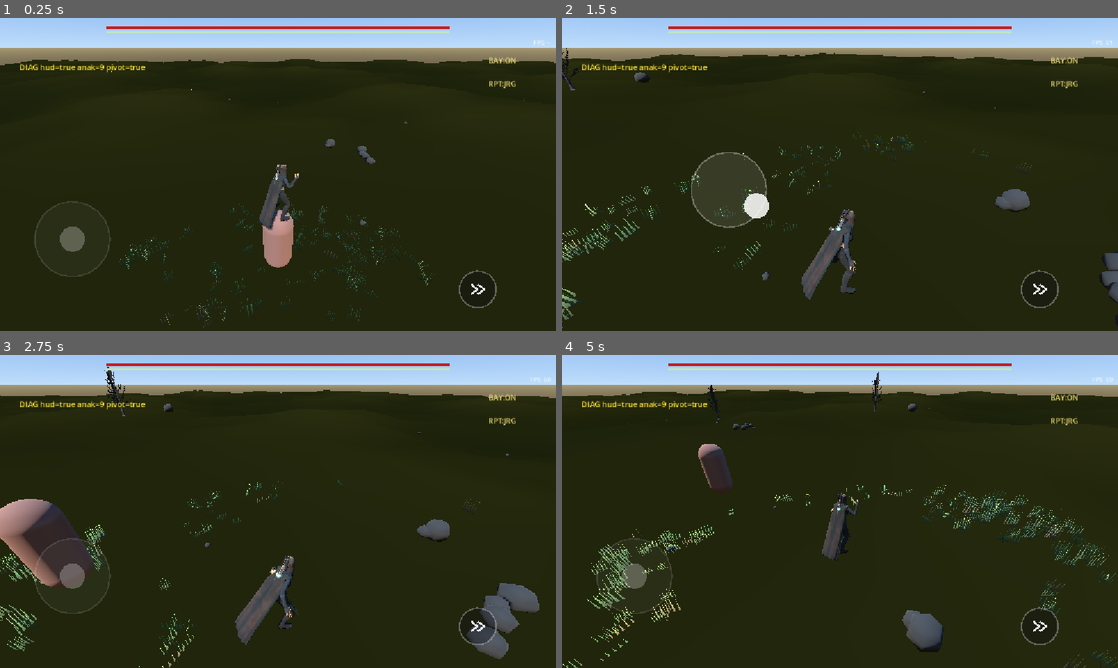
Above: before the commit, frames 1-4 (two rows, left to right).
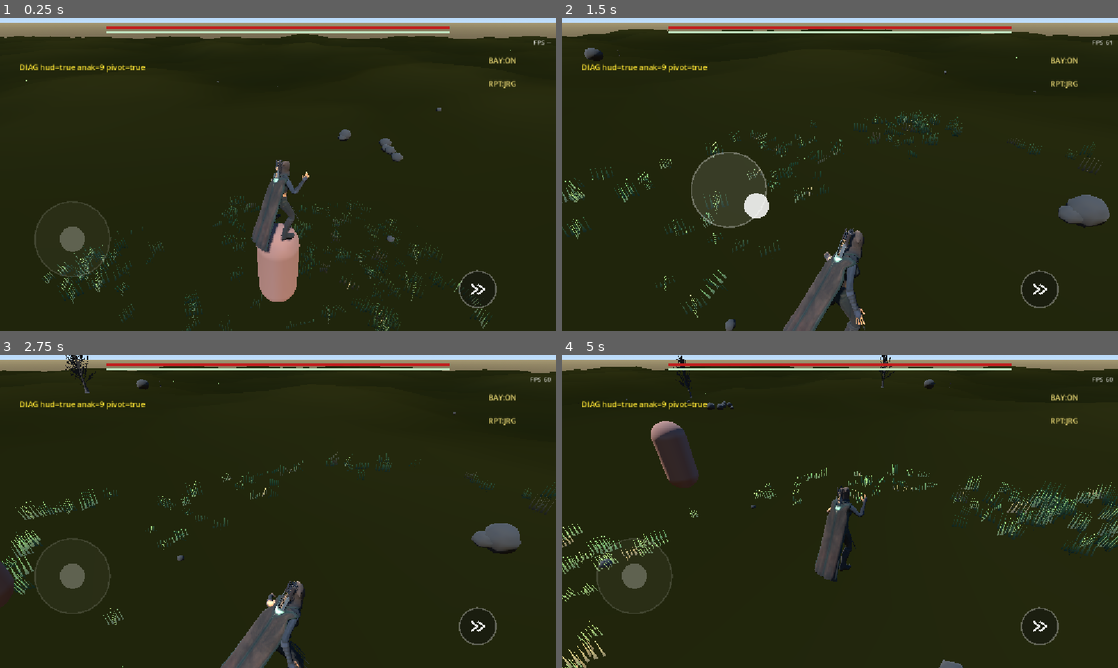
Above: after the commit, the same moments.

Repository: muzape28-blip/ZDEV-RPG
Game: Godot game, scene res://scenes/main.tscn
The game is run twice, just before and just after one commit, with the same random seed, the same clock (stepped at 60 frames per second) and the same inputs.
Inputs (mouse positions are in pixels of both pictures, inside the frame that each line leads up to):
- Up to frame 1 (0.25 s): no input
- Up to frame 2 (1.5 s): drag from (1040, 290) to (895, 105) at 0.52 s; drag from (728, 190) to (812, 237) at 1.27 s
- Up to frame 3 (2.75 s): move the mouse to (333, 442) at 2.02 s; click (333, 442) at 2.17 s
- Up to frame 4 (5 s): drag from (812, 574) to (673, 464) at 2.77 s; move the mouse to (1006, 558) at 3.52 s; click (1006, 558) at 3.67 s; drag from (673, 464) to (756, 433) at 4.27 s

The runs differ from the first frame. In frame 1, 17% of the frame differs, in the area x 0-100%, y 0-100%; in frame 2, 18%; in frame 3, 21%; in frame 4, 19%.

Commit message:
tune: framing referensi — dist 4.4m + FOV 65 (char ~33% layar)
Co-authored-by: arena-agent <297053741+arena-agent@users.noreply.github.com>

Diff:
--- a/scripts/camera_follow.gd
+++ b/scripts/camera_follow.gd
@@ -3,7 +3,7 @@
 # KAMERA v2 — yaw bebas drag, pitch clamp, PINCH dolly (4-9 m),
 # RECENTER otomatis 0.8 s saat idle+lepas, look-at dada karakter.
 # Movement karakter relatif kamera dihitung di player_controller via get_yaw().
-const DIST_DEFAULT := 5.2
+const DIST_DEFAULT := 4.4
 const DIST_MIN := 4.0
 const DIST_MAX := 9.0
 const RECENTER_DELAY := 0.8
@@ -19,6 +19,8 @@
 func _ready() -> void:
 	target = get_parent() as Node3D
 	cam = get_node_or_null("Camera3D")
+	if cam != null:
+		cam.fov = 65.0  # framing referensi: char ~33-35% tinggi layar
 
 
 func get_yaw() -> float:
